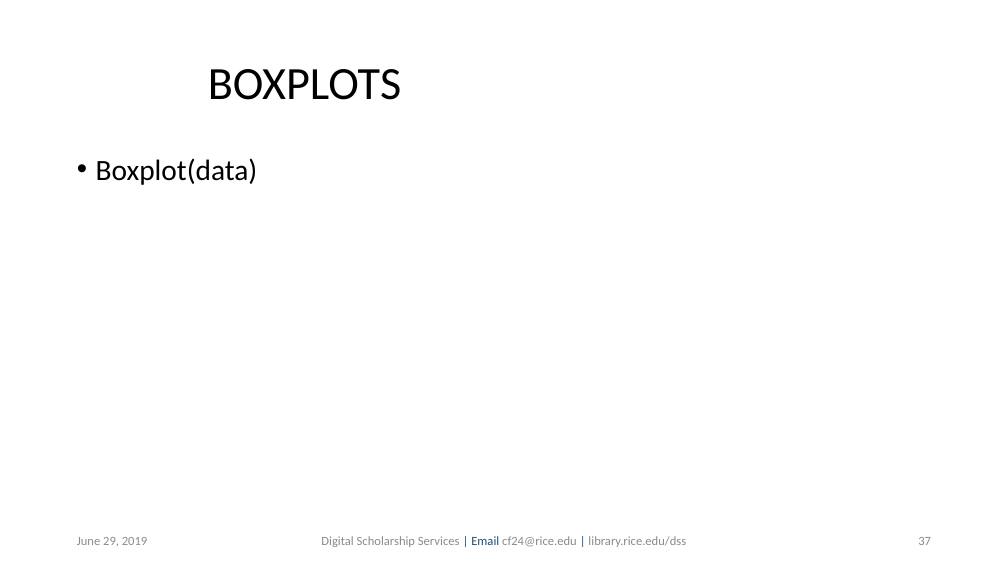
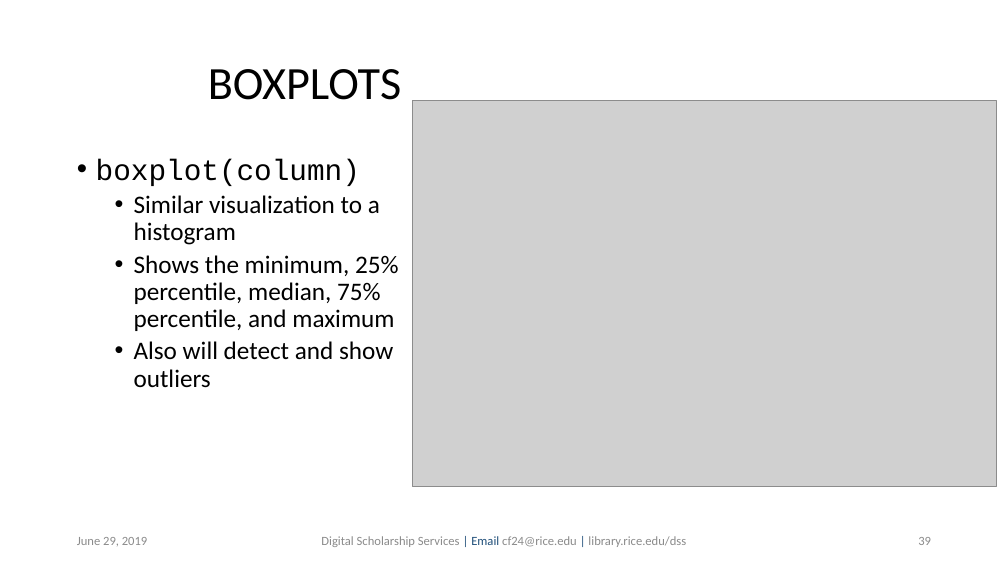
Before and after one commit to bakitybacon/rice-data-and-donuts, a slide deck: slide 39 of introR/Introduction to R.pptx (slide 37 before the commit). Drawn at 1008x567 pixels with LibreOffice and Linux fonts; fonts in the diff are those of the drawing; grey boxes stand for pictures; background and template pictures are left out. Boxes give left, top, right and bottom in pixels: in the first picture for what was removed or moved away, otherwise in the second. Text is boxed around its words. In the diff, an @@ line names an element or a change of style, - is before the commit and + after.

```diff
--- a/introR/Introduction to R.pptx
+++ b/introR/Introduction to R.pptx
@@ picture added at (412, 100, 996, 487) @@
@@ text at (96, 159, 399, 388): text changed; size 28 to 24 pt @@
-• Boxplot(data)
+• boxplot(column)
+  • Similar visualization to a histogram
+  • Shows the minimum, 25% percentile, median, 75% percentile, and maximum
+  • Also will detect and show outliers
@@ page number at (918, 537, 931, 545): text changed @@
-37
+39
```
Also in this commit, not shown: 10 other slides changed, 2 slides added.
